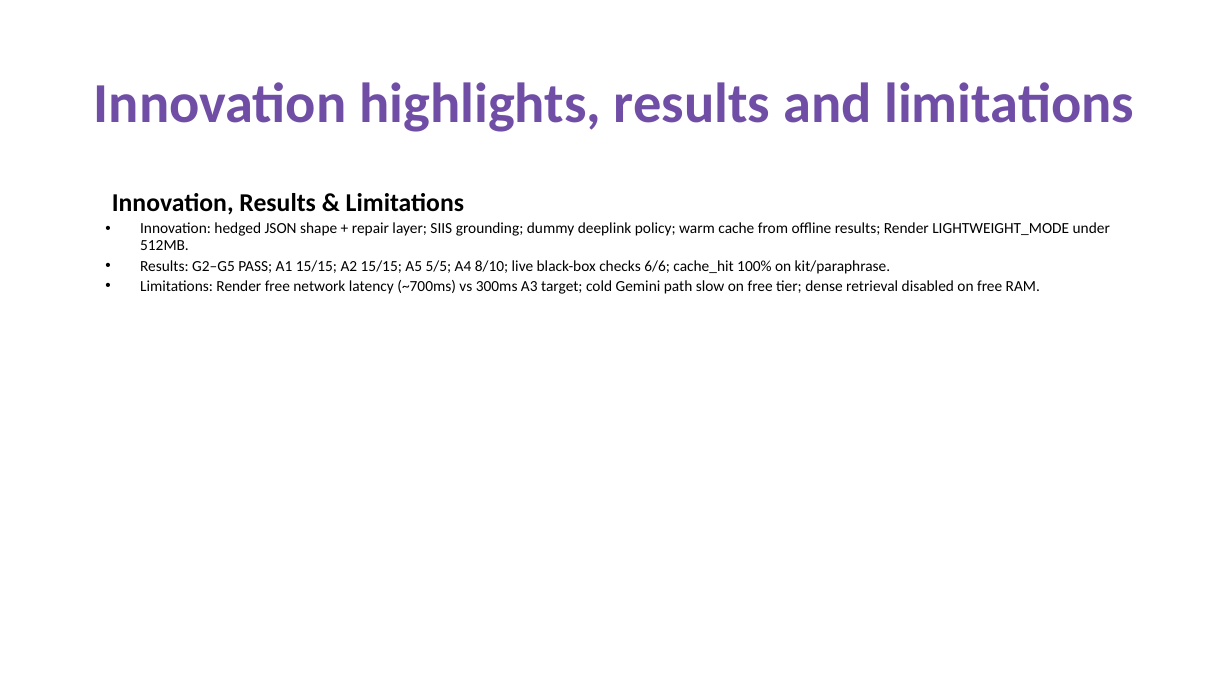
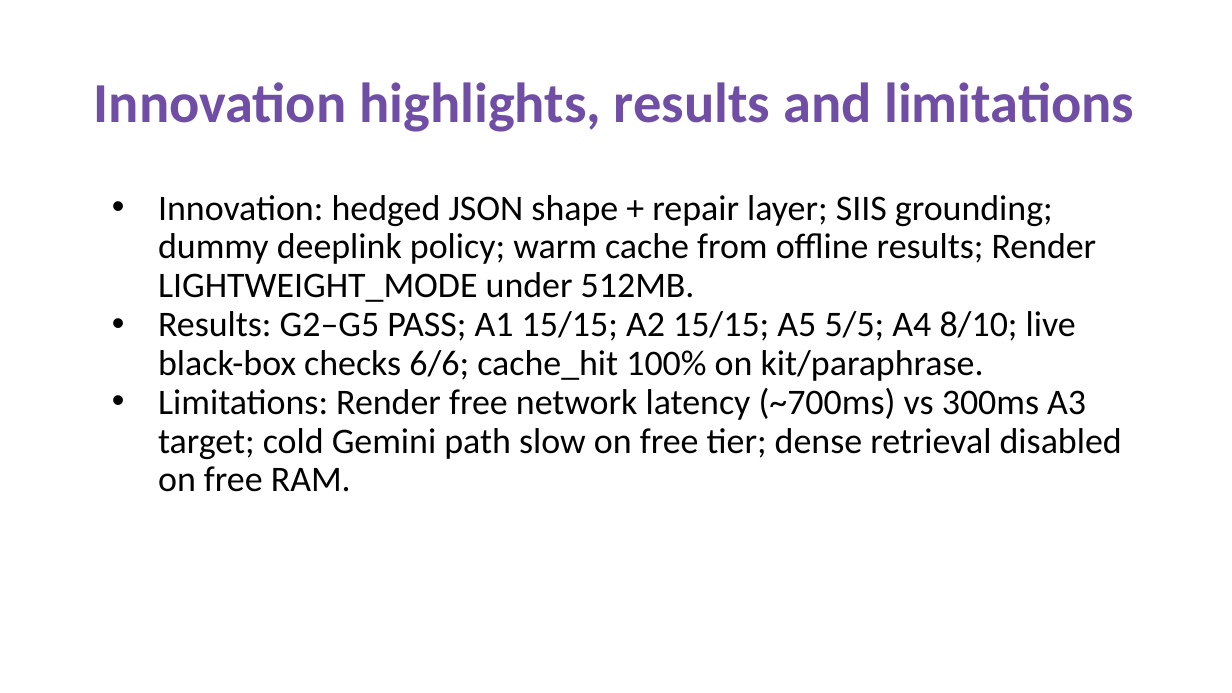
Before and after one commit to visshva-r/SRM_ThinkLoop_Theme2, a slide deck: slide 8 of submission/SRM_ThinkLoop_Submission.pptx. Drawn at 1232x693 pixels with LibreOffice and Linux fonts; fonts in the diff are those of the drawing. Boxes give left, top, right and bottom in pixels: in the first picture for what was removed or moved away, otherwise in the second. Text is boxed around its words. In the diff, an @@ line names an element or a change of style, - is before the commit and + after.

```diff
--- a/submission/SRM_ThinkLoop_Submission.pptx
+++ b/submission/SRM_ThinkLoop_Submission.pptx
@@ text "Innovation: hedged JSON shape + ..." at (x1=158, y1=195, x2=1122, y2=492): size 12 to 28 pt; indent changed; less space between paragraphs @@
@@ text at (x1=112, y1=193, x2=464, y2=215): paragraph removed @@
-Innovation, Results & Limitations
```
Also in this commit, not shown: 10 other slides changed, 1 other file.
